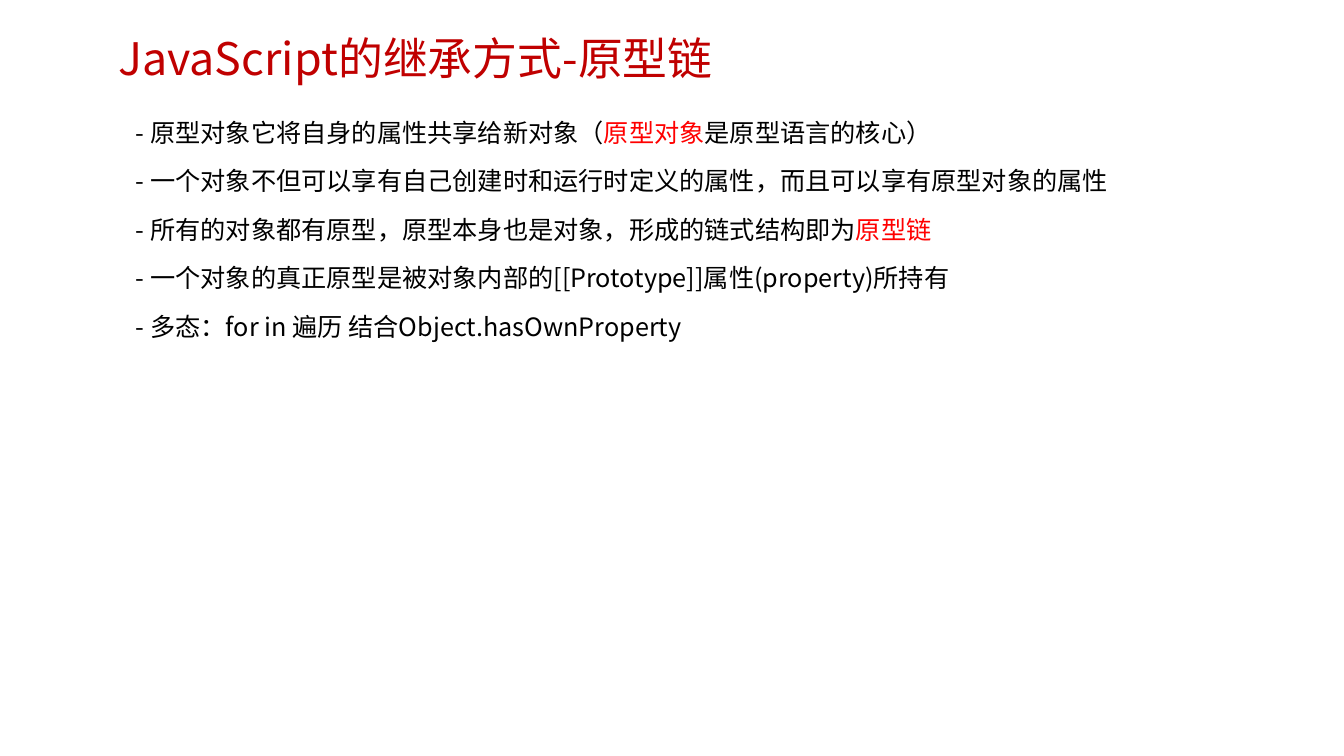
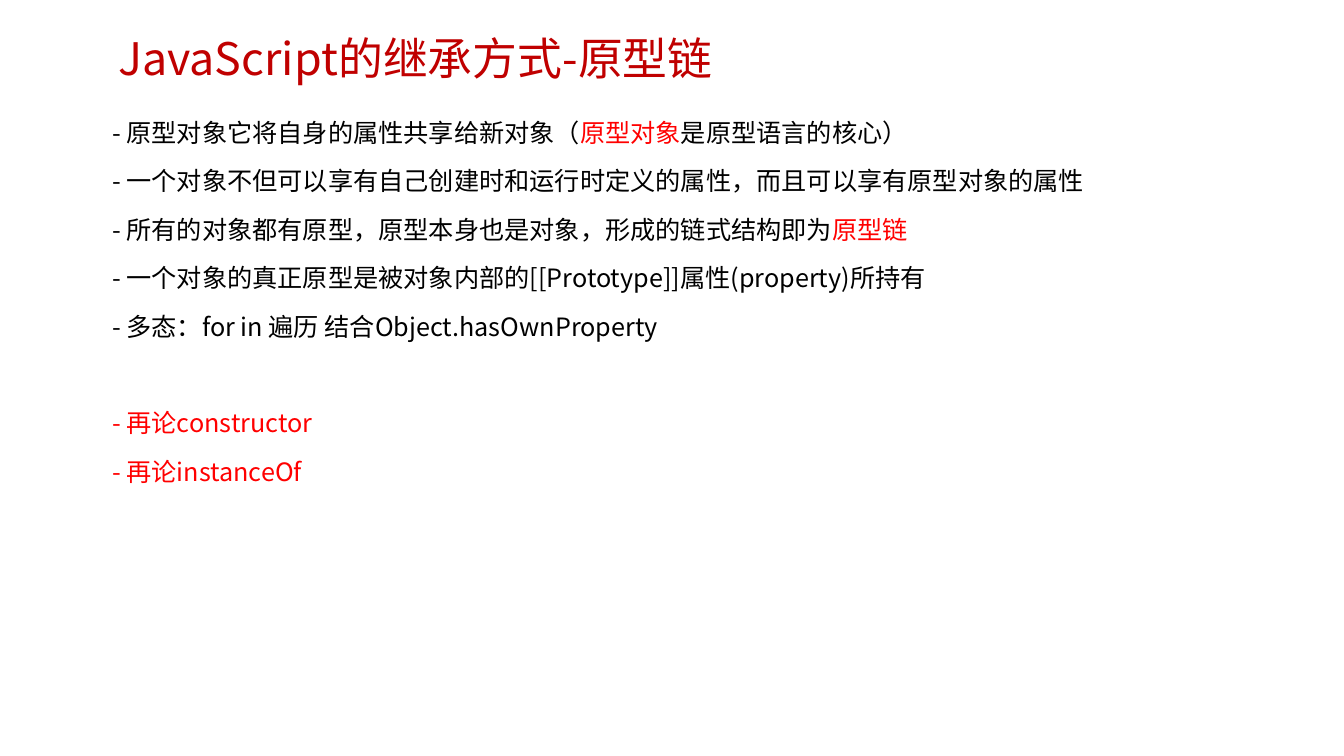
Before and after one commit to edu2act/course-javascript-advanced, a slide deck: slide 25 of 课程PPT/07.JavaScript面向对象编程 一.pptx (slide 20 before the commit). Drawn at 1344x756 pixels with LibreOffice and Linux fonts; fonts in the diff are those of the drawing; background and template pictures are left out. Boxes give left, top, right and bottom in pixels: in the first picture for what was removed or moved away, otherwise in the second. Text is boxed around its words. In the diff, an @@ line names an element or a change of style, - is before the commit and + after.

```diff
--- a/课程PPT/07.JavaScript面向对象编程 一.pptx
+++ b/课程PPT/07.JavaScript面向对象编程 一.pptx
@@ text at <box>127,120,1085,483</box>: text changed @@
-- 原型对象它将自身的属性共享给新对象（原型对象是原型语言的核心）
-- 一个对象不但可以享有自己创建时和运行时定义的属性，而且可以享有原型对象的属性
-- 所有的对象都有原型，原型本身也是对象，形成的链式结构即为原型链
-- 一个对象的真正原型是被对象内部的[[Prototype]]属性(property)所持有
-- 多态：for in 遍历 结合Object.hasOwnProperty
+- 原型对象它将自身的属性共享给新对象（原型对象是原型语言的核心）
+- 一个对象不但可以享有自己创建时和运行时定义的属性，而且可以享有原型对象的属性
+- 所有的对象都有原型，原型本身也是对象，形成的链式结构即为原型链
+- 一个对象的真正原型是被对象内部的[[Prototype]]属性(property)所持有
+- 多态：for in 遍历 结合Object.hasOwnProperty
+- 再论constructor
+- 再论instanceOf
```
Also in this commit, not shown: 9 other slides changed, 5 slides added, 1 slide removed, 11 other files.
